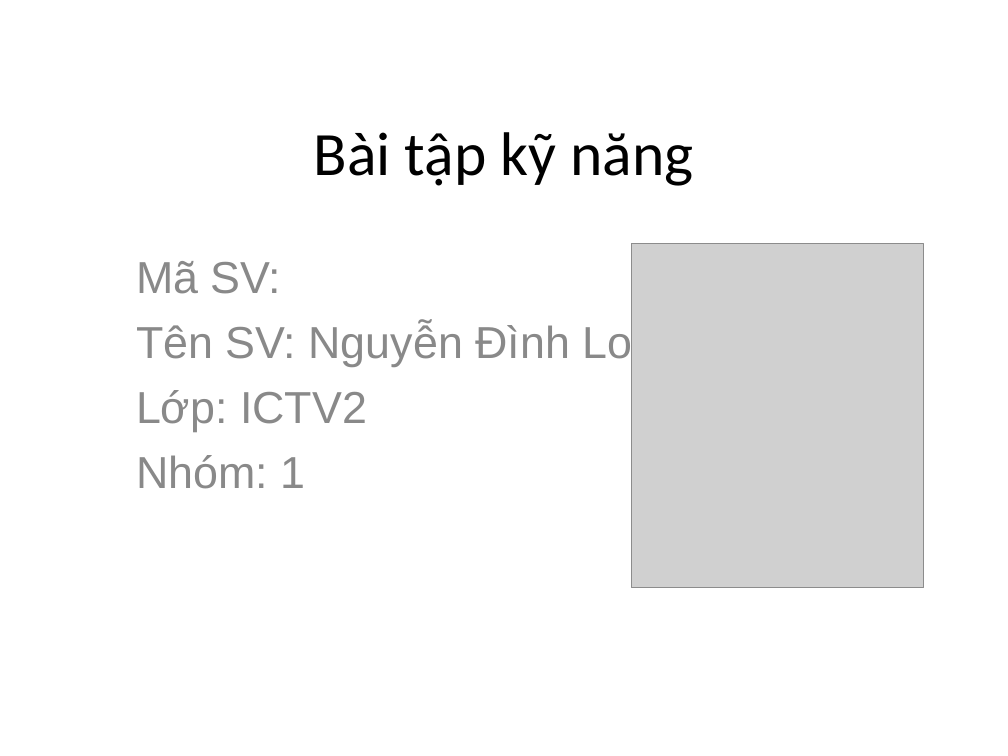
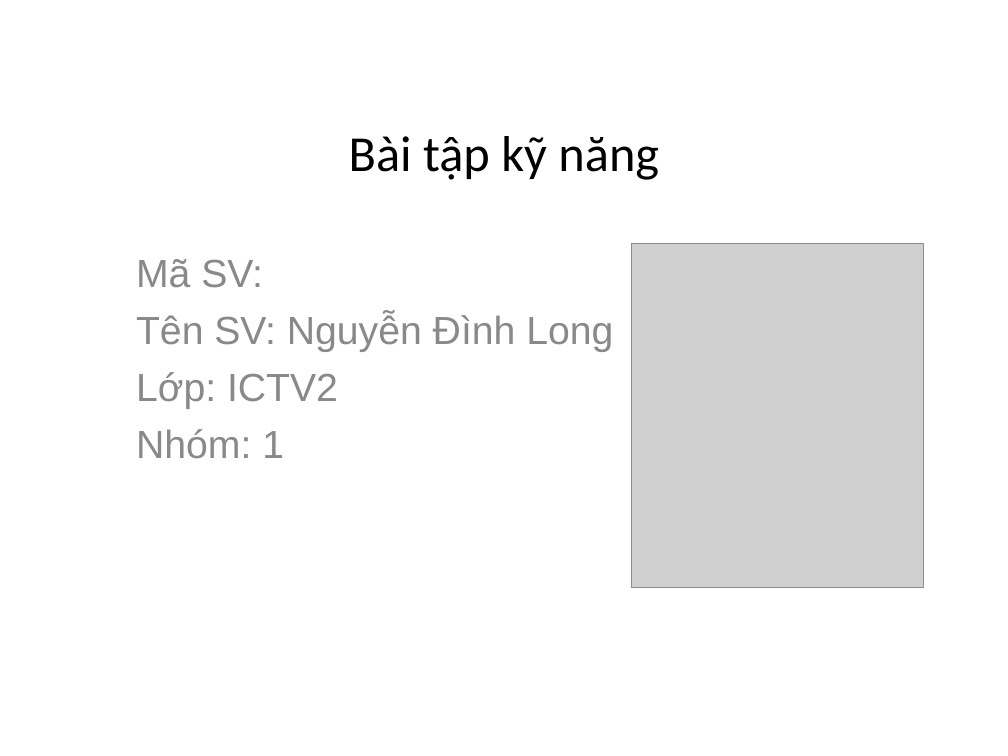
Before and after one commit to ndlongit/longnd-data, a slide deck: slide 1 of Temp/Bai tap ky nang - NDL.ppt. Drawn at 1008x756 pixels with LibreOffice and Linux fonts; fonts in the diff are those of the drawing; grey boxes stand for pictures. Boxes give left, top, right and bottom in pixels: in the first picture for what was removed or moved away, otherwise in the second. Text is boxed around its words. In the diff, an @@ line names an element or a change of style, - is before the commit and + after.

Commit message:
Format font

```diff
--- a/Temp/Bai tap ky nang - NDL.ppt
+++ b/Temp/Bai tap ky nang - NDL.ppt
@@ title "Bài tập kỹ năng" at (349,136,659,180): size 44 to 36 pt @@
@@ subtitle "Mã SV:" at (136,259,613,459): size 32 to 28 pt; less space between paragraphs @@
```
Also in this commit, not shown: 8 other slides changed.
